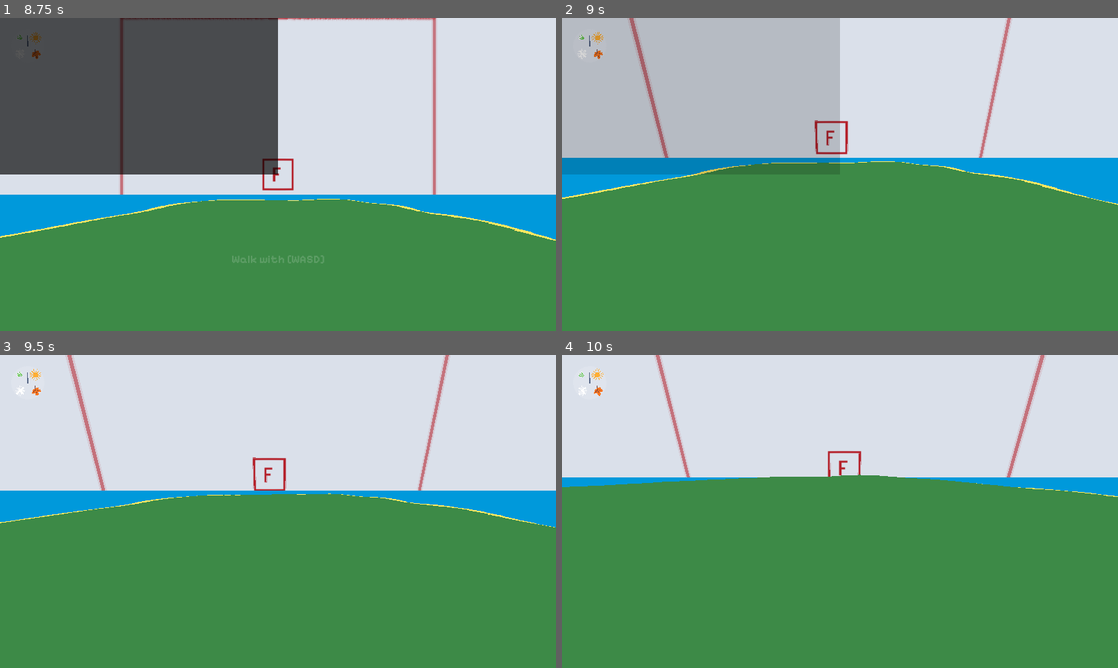
Above: before the commit, frames 1-4 (two rows, left to right).
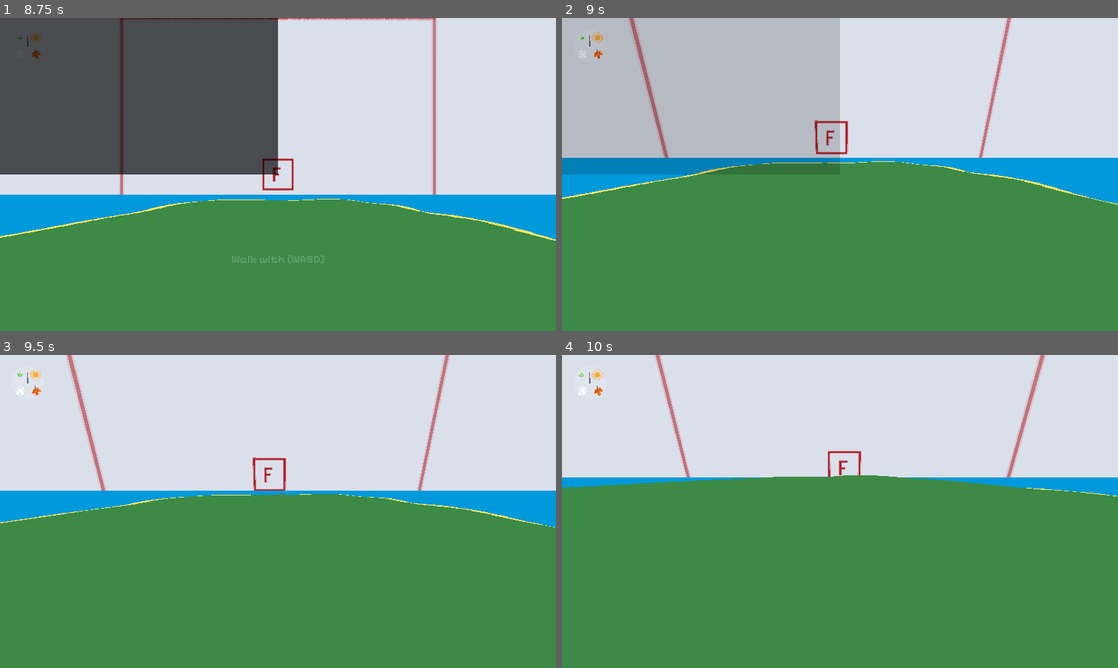
Above: after the commit, the same moments.

Repository: dzejpi/natura
Game: Godot game, scene res://scenes/game_scenes/SplashScene.tscn
The game is run twice, just before and just after one commit, with the same random seed, the same clock (stepped at 60 frames per second) and the same inputs.
Inputs (mouse positions are in pixels of both pictures, inside the frame that each line leads up to):
- Up to frame 1 (8.75 s): move the mouse to (400, 158) at 0.52 s; hold D (move_right) 0.53-1.28 s; hold Shift (move_sprint) 0.53-1.28 s; tap Space (move_jump) at 0.77, 1.52, 3.02, 3.77, 4.52, 5, 6.02, 6.77, 7.52 s; move the mouse to (166, 190) at 1.27 s; hold S (move_down) 1.28-2.03 s; tap E (dialog_end) at 1.35, 4.35, 7.35 s; tap Shift (move_sprint) at 1.55, 2.3, 2.85, 4.55, 5.3, 5.85, 7.55 s; tap Enter at 2, 5.75 s; move the mouse to (333, 105) at 2.02 s; hold D (move_right) 2.03-2.78 s; hold Ctrl (move_crouch) 2.03-2.78 s; move the mouse to (250, 237) at 2.77 s; hold W (move_up) 2.78-3.53 s; move the mouse to (444, 221) at 3.52 s; hold Shift (move_sprint) 3.53-4.28 s; hold A (move_left) 3.53-5.03 s; tap Escape (game_pause) at 4.15 s; move the mouse to (111, 127) at 4.27 s; move the mouse to (305, 174) at 5.02 s; hold S (move_down) 5.03-5.78 s; hold Ctrl (move_crouch) 5.03-5.78 s; move the mouse to (194, 96) at 5.77 s; hold D (move_right) 5.78-6.53 s; move the mouse to (400, 158) at 6.52 s; hold W (move_up) 6.53-7.28 s; hold Shift (move_sprint) 6.53-7.28 s; move the mouse to (166, 190) at 7.27 s; hold D (move_right) 7.28-8 s; click "New Game" at 8 s
- Up to frame 2 (9 s): move the mouse to (851, 168) at 8.77 s; hold W (move_up) from 8.78 s (still down); hold Ctrl (move_crouch) from 8.78 s (still down)
- Up to frame 3 (9.5 s): keep holding W (move_up); keep holding Ctrl (move_crouch); tap Shift (move_sprint) at 9.05 s
- Up to frame 4 (10 s): move the mouse to (834, 517) at 9.52 s; release W (move_up) at 9.53 s; release Ctrl (move_crouch) at 9.53 s; hold A (move_left) from 9.53 s (still down); tap Shift (move_sprint) at 9.6 s; tap Space (move_jump) at 9.77 s

Frame 1 is identical in both runs. In frame 2, less than 0.1% of the frame differs, in the area x 1-100%, y 45-60%; in frame 3, less than 0.1%, in the area x 0-100%, y 44-55%; in frame 4, less than 0.1%.

Commit message:
Big QoL improvement — player is sprinting by default, holding Shift zooms the view in and slows the walking significantly. Useful in case the player wants to investigate something.

Diff:
--- a/scripts/player/PlayerScript.gd
+++ b/scripts/player/PlayerScript.gd
@@ -23,9 +23,9 @@
 var jump = 6
 var gravity = 16
 
-var basic_fov = 90
-var increased_fov = 91
-var current_fov = basic_fov
+var basic_fov = 70
+var increased_fov = 90
+var current_fov = increased_fov
 
 var ground_acceleration = 8
 var air_acceleration = 2
@@ -48,8 +48,8 @@
 
 func _ready():
 	is_paused = false
-	player_camera.fov = basic_fov
-	current_fov = basic_fov
+	player_camera.fov = current_fov
+	current_fov = increased_fov
 	pause_scene.is_game_paused = false
 	pause_scene.hide()
 	Input.set_mouse_mode(Input.MOUSE_MODE_CAPTURED)
@@ -118,11 +118,11 @@
 		gravity_vector = Vector3.UP * jump
 
 	if Input.is_action_pressed("move_sprint"):
+		decrease_fov()
+		velocity = velocity.linear_interpolate(direction * speed * 0.25, acceleration * delta)
+	else:
 		increase_fov()
 		velocity = velocity.linear_interpolate(direction * speed * 2, acceleration * delta)
-	else:
-		decrease_fov()
-		velocity = velocity.linear_interpolate(direction * speed, acceleration * delta)
 
 	movement.z = velocity.z + gravity_vector.z
 	movement.x = velocity.x + gravity_vector.x
@@ -194,7 +194,7 @@
 	current_fov = player_camera.fov
 
 	if current_fov < increased_fov:
-		current_fov += 0.1
+		current_fov += 0.5
 		change_fov(current_fov)
 
 
@@ -202,7 +202,7 @@
 	current_fov = player_camera.fov
 
 	if current_fov > basic_fov:
-		current_fov -= 0.2
+		current_fov -= 0.5
 		change_fov(current_fov)
 
 
